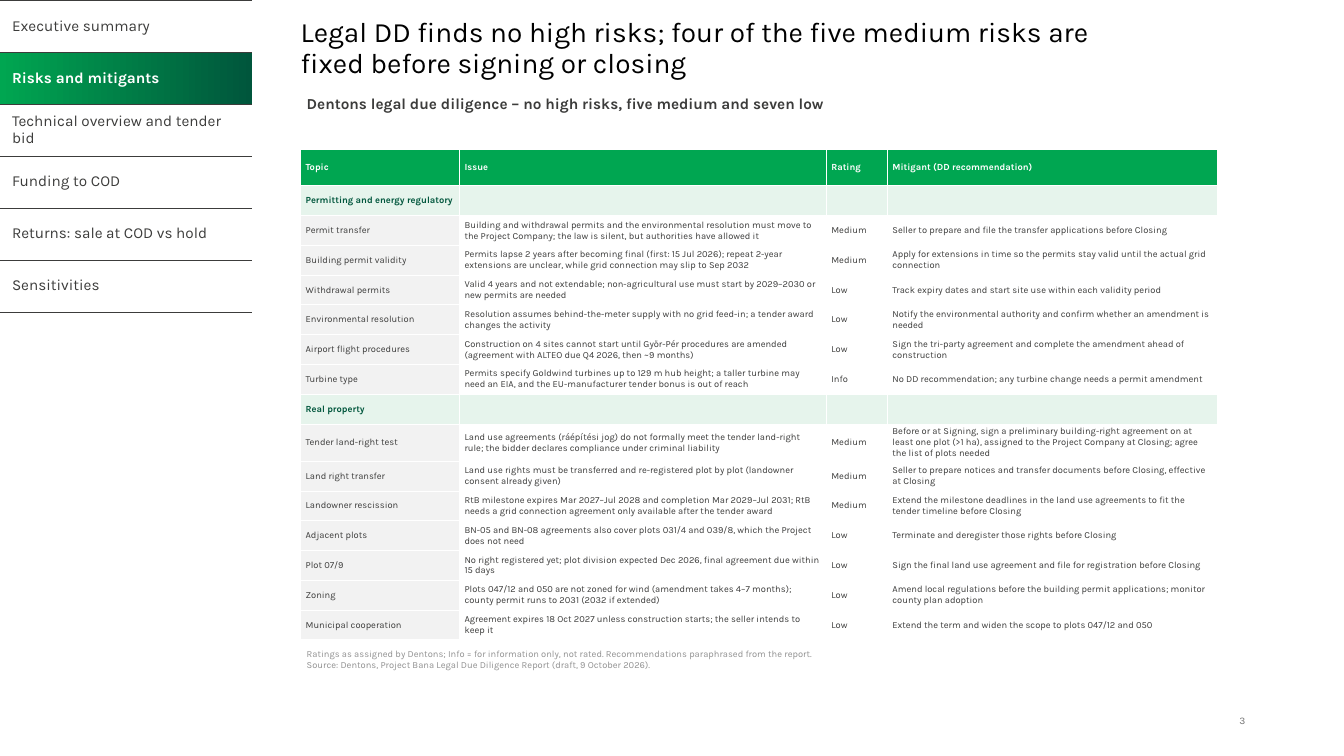
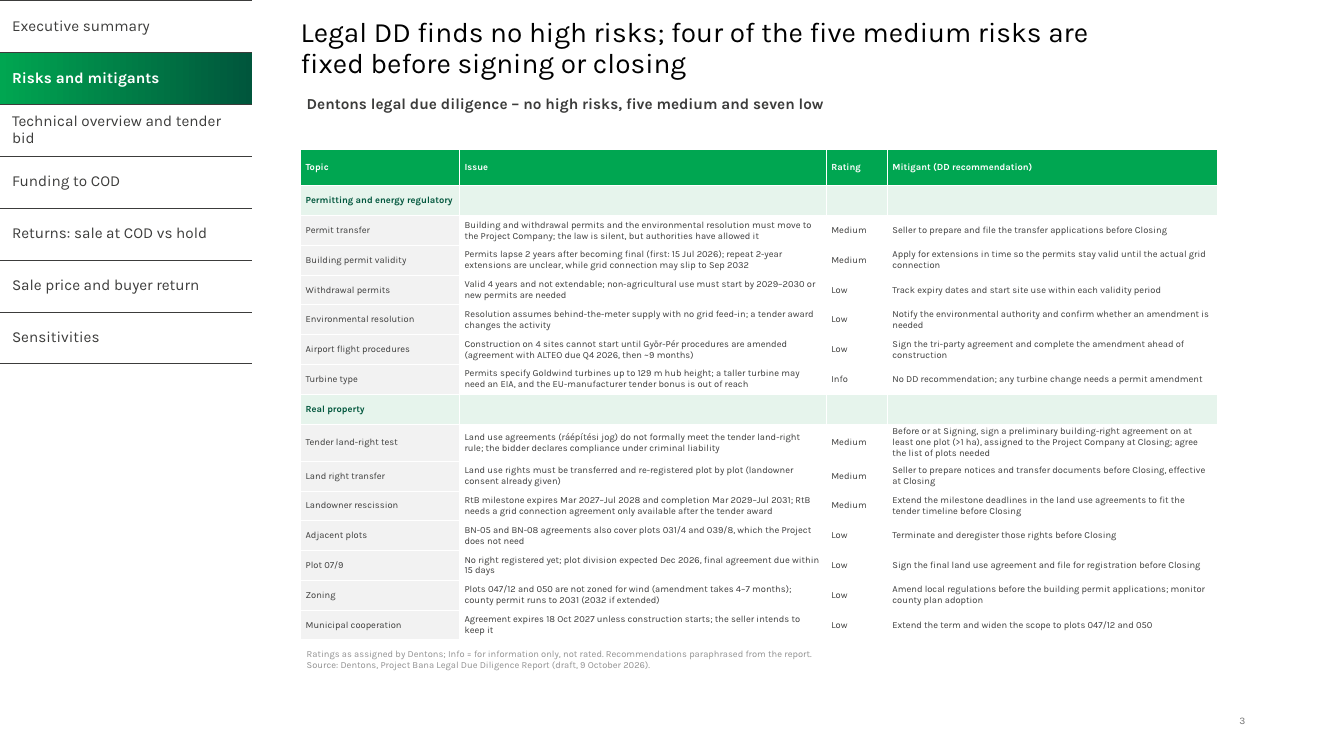
Before and after one commit to ZalanZad/FEP_modeller, a slide deck: slide 3 of projects/bana/out/Bana_IC.pptx. Drawn at 1344x756 pixels with LibreOffice and Linux fonts; fonts in the diff are those of the drawing; background and template pictures are left out. Boxes give left, top, right and bottom in pixels: in the first picture for what was removed or moved away, otherwise in the second. Text is boxed around its words. In the diff, an @@ line names an element or a change of style, - is before the commit and + after.

```diff
--- a/projects/bana/out/Bana_IC.pptx
+++ b/projects/bana/out/Bana_IC.pptx
@@ table at [0, 0, 252, 364] @@
+row 6: Sale price and buyer return
```
Also in this commit, not shown: 5 other slides changed, 1 slide added, 9 other files.
